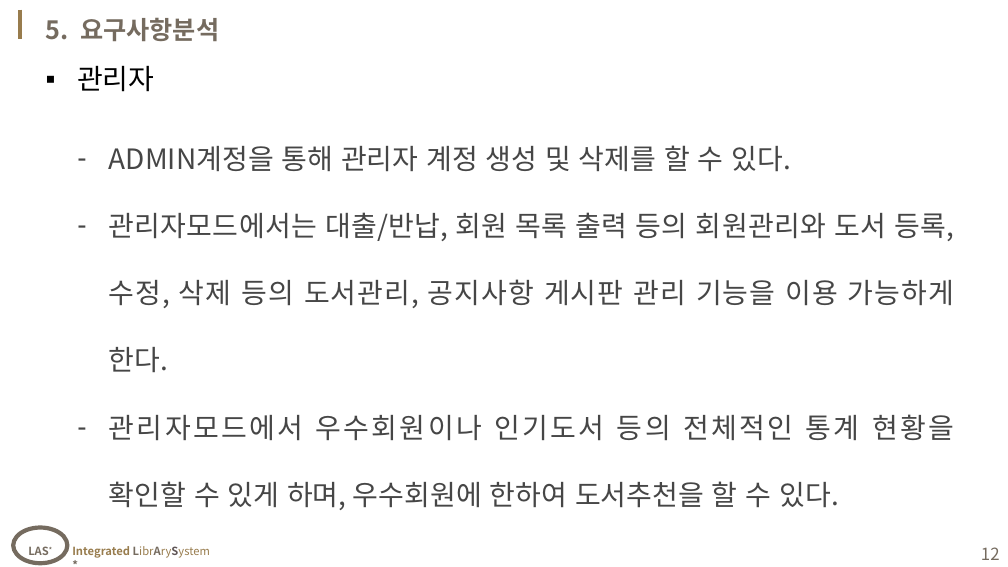
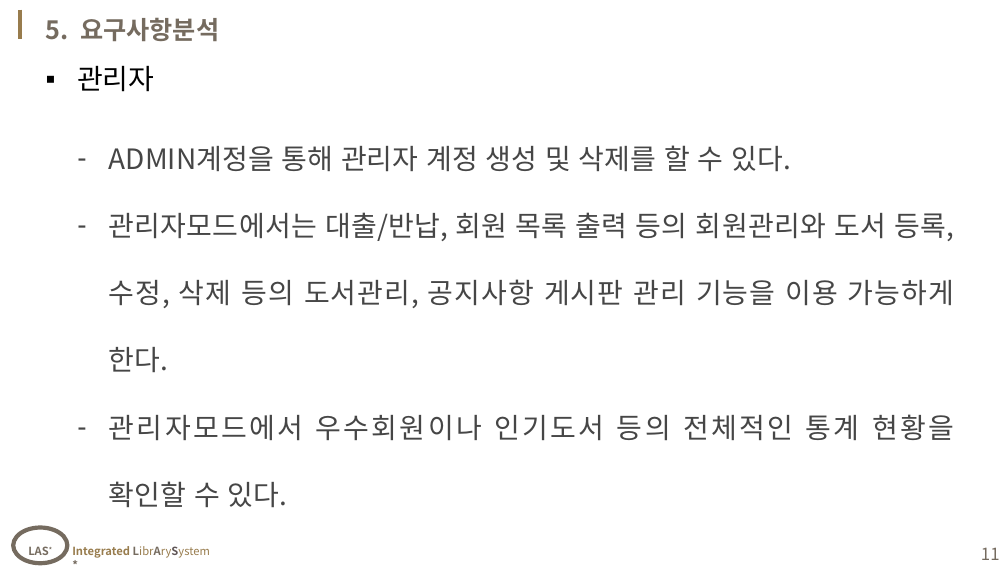
Before and after one commit to ChoiDV/learning, a slide deck: slide 11 of Note/교안/07_1'st Project/sample_ver0624.pptx (slide 12 before the commit). Drawn at 1008x567 pixels with LibreOffice and Linux fonts; fonts in the diff are those of the drawing; background and template pictures are left out. Boxes give left, top, right and bottom in pixels: in the first picture for what was removed or moved away, otherwise in the second. Text is boxed around its words. In the diff, an @@ line names an element or a change of style, - is before the commit and + after.

```diff
--- a/Note/교안/07_1'st Project/sample_ver0624.pptx
+++ b/Note/교안/07_1'st Project/sample_ver0624.pptx
@@ text at (109, 414, 954, 507): text changed @@
-– 관리자모드에서 우수회원이나 인기도서 등의 전체적인 통계 현황을 확인할 수 있게 하며, 우수회원에 한하여 도서추천을 할 수 있다.
+– 관리자모드에서 우수회원이나 인기도서 등의 전체적인 통계 현황을 확인할 수 있다.
@@ page number at (981, 547, 1000, 560): text changed @@
-12
+11
```
Also in this commit, not shown: 7 other slides changed, 11 slides added, 11 other files.
